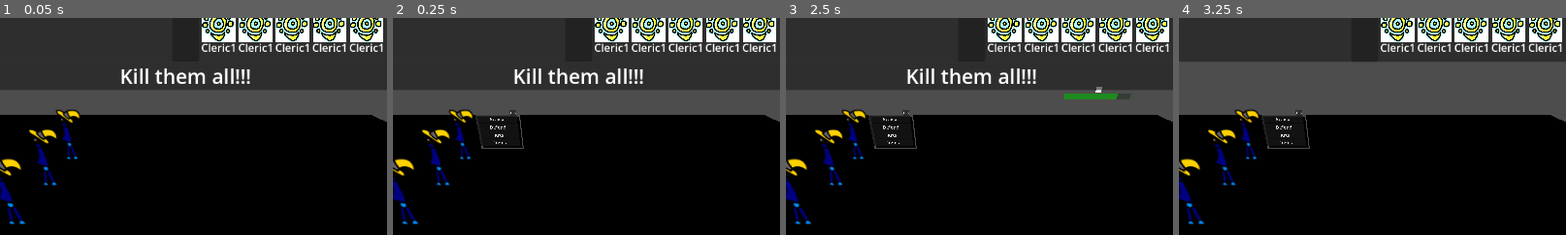
Above: before the commit, frames 1-4 (left to right).
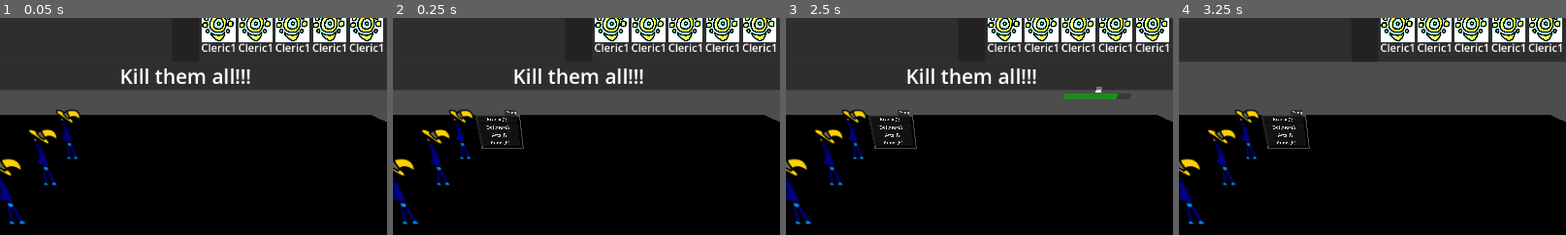
Above: after the commit, the same moments.

Repository: eneumont/towermercs
Game: Godot game, scene res://Scenes/Battle/Fields/Battlefield1.tscn
Same seed, same stepped clock (60 frames per second), same inputs: the game is played once before the commit and once after it. This scene is started directly instead of the project's main scene.
Inputs (mouse positions are % of the whole screen's width and height, from its top left):
- Up to frame 1 (0.05 s): no input
- Up to frame 2 (0.25 s): no input
- Up to frame 3 (2.5 s): tap Enter at 0.5 s; move the mouse to (72, 45) at 0.52 s; hold O (right_bumper, bound only after the commit) 0.53-1.28 s; tap L (circle, bound only after the commit) at 0.6 s; tap K (cross, bound only after the commit) at 0.8, 1.35 s; tap Z (confirm) at 1.25, 2 s; move the mouse to (30, 55) at 1.27 s; hold S (move_down) 1.28-2.03 s; tap J (square, bound only after the commit) at 1.55, 2.1 s; move the mouse to (60, 28) at 2.02 s; hold O (right_bumper, bound only after the commit) from 2.03 s (still down); tap I (triangle, bound only after the commit) at 2.3 s
- Up to frame 4 (3.25 s): tap Z (confirm) at 2.75 s; move the mouse to (45, 70) at 2.77 s; release O (right_bumper, bound only after the commit) at 2.78 s; hold W (move_up) from 2.78 s (still down); tap I (triangle, bound only after the commit) at 2.85 s; tap L (circle, bound only after the commit) at 3.05 s
The pictures show only the part of the screen within x 26-76%, y 5-55%; the shares and areas given below are measured in that part.

Frame 1 is identical in both runs. In frame 2, 0.2% of the frame differs, in the area x 24-32%, y 42-59%; in frame 3, 0.2%; in frame 4, 0.2%.
Error in both runs: Invalid access to property or key 'display_name' on a base object of type 'Nil'. (res://Scripts/Battle/battler.gd:83)

Commit message:
battle done (some clicks turn to keys)

Diff:
--- a/Resources/Foes/fairy-1.tres
+++ b/Resources/Foes/fairy-1.tres
@@ -8,4 +8,5 @@
 display_name = "Fairy"
 cur_level = 1
 cur_exp = 8
+equippedArts = Array[String](["test_attack"])
 metadata/_custom_type_script = "uid://cik62ltryynnf"
--- a/Resources/Foes/goblin-1.tres
+++ b/Resources/Foes/goblin-1.tres
@@ -8,4 +8,5 @@
 display_name = "Goblin"
 cur_level = 1
 cur_exp = 10
+equippedArts = Array[String](["test_attack"])
 metadata/_custom_type_script = "uid://cik62ltryynnf"
--- a/Resources/Foes/slime-1.tres
+++ b/Resources/Foes/slime-1.tres
@@ -8,4 +8,5 @@
 display_name = "Slime"
 cur_level = 1
 cur_exp = 11
+equippedArts = Array[String](["test_attack"])
 metadata/_custom_type_script = "uid://cik62ltryynnf"
--- a/Scenes/Battle/UI/CommandMenuUI.tscn
+++ b/Scenes/Battle/UI/CommandMenuUI.tscn
@@ -37,28 +37,28 @@
 layout_mode = 2
 size_flags_vertical = 3
 theme_override_font_sizes/font_size = 44
-text = "Swap"
+text = "Swap (J)"
 icon_alignment = 2
 
 [node name="RunBtn" type="Button" parent="Panel2/VBox"]
 layout_mode = 2
 size_flags_vertical = 3
 theme_override_font_sizes/font_size = 44
-text = "Run"
+text = "Run (L)"
 icon_alignment = 2
 
 [node name="StatusBtn" type="Button" parent="Panel2/VBox"]
 layout_mode = 2
 size_flags_vertical = 3
 theme_override_font_sizes/font_size = 44
-text = "Status"
+text = "Status (I)"
 icon_alignment = 2
 
 [node name="AnalyseBtn" type="Button" parent="Panel2/VBox"]
 layout_mode = 2
 size_flags_vertical = 3
 theme_override_font_sizes/font_size = 44
-text = "Analyse"
+text = "Analyse (K)"
 icon_alignment = 2
 
 [node name="Panel1" type="Panel" parent="."]
@@ -80,38 +80,38 @@
 layout_mode = 2
 size_flags_vertical = 3
 theme_override_font_sizes/font_size = 44
-text = "Attack"
+text = "Attack (J)"
 icon_alignment = 2
 
 [node name="DefendBtn" type="Button" parent="Panel1/VBox"]
 layout_mode = 2
 size_flags_vertical = 3
 theme_override_font_sizes/font_size = 44
-text = "Defend"
+text = "Defend (L)"
 icon_alignment = 2
 
 [node name="ArtsBtn" type="Button" parent="Panel1/VBox"]
 layout_mode = 2
 size_flags_vertical = 3
 theme_override_font_sizes/font_size = 44
-text = "Arts"
+text = "Arts (I)"
 icon_alignment = 2
 
 [node name="ItemsBtn" type="Button" parent="Panel1/VBox"]
 layout_mode = 2
 size_flags_vertical = 3
 theme_override_font_sizes/font_size = 44
-text = "Items"
+text = "Items (K)"
 icon_alignment = 2
 
 [node name="FlipBtn" type="Button" parent="."]
 layout_mode = 0
-offset_left = 328.0
+offset_left = 280.0
 offset_top = 2.0
-offset_right = 387.0
+offset_right = 389.0
 offset_bottom = 52.0
 theme_override_font_sizes/font_size = 30
-text = "Flip"
+text = "Flip (O)"
 icon_alignment = 2
 
 [connection signal="button_up" from="Panel2/VBox/SwapBtn" to="." method="swap_click"]
--- a/Scripts/Battle/battler.gd
+++ b/Scripts/Battle/battler.gd
@@ -99,7 +99,7 @@
 
 func die():
 	dead = true
-	bm.aliveBattlers.remove(self)
+	bm.aliveBattlers.erase(self)
 
 func do_effects():
 	pass
--- a/Scripts/Battle/battlerE.gd
+++ b/Scripts/Battle/battlerE.gd
@@ -5,7 +5,7 @@
 	super()
 
 	var select_art := ArtDatabase.get_art(arts[randi_range(0, arts.size() - 1)])
-	var select_targets
+	var select_targets: Array
 
 	match select_art.team:
 		ArtRes.TargetTeam.ALL:
@@ -16,7 +16,7 @@
 			select_targets = bm.aliveBattlers.filter(func(b): return b.team == Team.ALLY)
 
 	if (select_art.group == ArtRes.GroupType.SINGLE):
-		select_targets = select_targets[randi_range(0, select_targets.size() - 1)]
+		select_targets = [select_targets[randi_range(0, select_targets.size() - 1)]]
 
 	select_art.cast(self, select_targets)
 
--- a/Scripts/Battle/battlerP.gd
+++ b/Scripts/Battle/battlerP.gd
@@ -5,9 +5,10 @@
 var maxAP: int
 
 @onready var command = $Sprite3D2
+@onready var cm: Control = $Sprite3D2/SubViewport/CommandMenu
 
 func _ready() -> void:
-	command.get_child(0).get_child(0).bm = bm
+	cm.bm = bm
 
 func start_turn():
 	super()
@@ -15,4 +16,21 @@
 
 func end_turn():
 	super()
+	cm.flip = false
 	command.visible = false
+
+func _process(delta: float) -> void:
+	if command.visible:
+		#research more to see if can do match
+		if (Input.is_action_just_released("square")):
+			cm.key_click("square")
+		elif (Input.is_action_just_released("circle")):
+			cm.key_click("circle")
+		elif (Input.is_action_just_released("cross")):
+			cm.key_click("cross")
+		elif Input.is_action_just_released("triangle"):
+			cm.key_click("triangle")
+		elif (Input.is_action_just_released("left_bumper")):
+			cm.key_click("left_bump")
+		elif (Input.is_action_just_released("right_bumper")):
+			cm.key_click("right_bump")
--- a/Scripts/Battle/command_menu.gd
+++ b/Scripts/Battle/command_menu.gd
@@ -1,18 +1,35 @@
 extends Control
 
 var bm
+var flip: bool = false
+
+#controls
+#square attack/swap
+#triangle arts/status
+#circle defend/run
+#cross items/analyse
+#right bumper flip
+
+func key_click(k: String):
+	match k:
+		"square":
+			swap_click() if flip else attack_click()
+		"circle":
+			run_click() if flip else defend_click()
+		"triangle":
+			status_click() if flip else arts_click()
+		"cross":
+			analyse_click() if flip else items_click()
+		"left_bump":
+			pass
+		"right_bump":
+			flip_click()
 
 func attack_click():
-	if bm.casted_art.empty():
-		bm.casted_art = "test_attack"
-	else:
-		bm.casted_art = ""
+	bm.casted_art = "test_attack" if bm.casted_art.is_empty() else ""
 
 func defend_click():
-	if bm.casted_art.empty():
-		bm.casted_art = "test_defend"
-	else:
-		bm.casted_art = ""
+	bm.casted_art = "test_defend" if bm.casted_art.is_empty() else ""
 
 func arts_click():
 	pass
@@ -33,4 +50,4 @@
 	pass
 
 func flip_click():
-	pass
+	flip = !flip
--- a/Scripts/Characters/foe_data.gd
+++ b/Scripts/Characters/foe_data.gd
@@ -28,9 +28,7 @@
 	BeingData.StatType.SPEED : 1,
 }
 
-var equippedArts : Array = [
-
-]
+@export var equippedArts : Array[String]
 
 var affinities: Dictionary = {
 	BeingData.AffinityType.BLUNT : BeingData.AffinityRate.NEUTRAL,
--- a/project.godot
+++ b/project.godot
@@ -83,3 +83,33 @@
 "events": [Object(InputEventMouseButton,"resource_local_to_scene":false,"resource_name":"","device":-1,"window_id":0,"a …(253 unchanged characters)…
 ]
 }
+square={
+"deadzone": 0.5,
+"events": [Object(InputEventKey,"resource_local_to_scene":false,"resource_name":"","device":-1,"window_id":0,"alt_pressed":false,"shift_pressed":false,"ctrl_pressed":false,"meta_pressed":false,"pressed":false,"keycode":0,"physical_keycode":74,"key_label":0,"unicode":106,"location":0,"echo":false,"script":null)
+]
+}
+circle={
+"deadzone": 0.5,
+"events": [Object(InputEventKey,"resource_local_to_scene":false,"resource_name":"","device":-1,"window_id":0,"alt_pressed":false,"shift_pressed":false,"ctrl_pressed":false,"meta_pressed":false,"pressed":false,"keycode":0,"physical_keycode":76,"key_label":0,"unicode":108,"location":0,"echo":false,"script":null)
+]
+}
+triangle={
+"deadzone": 0.5,
+"events": [Object(InputEventKey,"resource_local_to_scene":false,"resource_name":"","device":-1,"window_id":0,"alt_pressed":false,"shift_pressed":false,"ctrl_pressed":false,"meta_pressed":false,"pressed":false,"keycode":0,"physical_keycode":73,"key_label":0,"unicode":105,"location":0,"echo":false,"script":null)
+]
+}
+cross={
+"deadzone": 0.5,
+"events": [Object(InputEventKey,"resource_local_to_scene":false,"resource_name":"","device":-1,"window_id":0,"alt_pressed":false,"shift_pressed":false,"ctrl_pressed":false,"meta_pressed":false,"pressed":false,"keycode":0,"physical_keycode":75,"key_label":0,"unicode":107,"location":0,"echo":false,"script":null)
+]
+}
+right_bumper={
+"deadzone": 0.5,
+"events": [Object(InputEventKey,"resource_local_to_scene":false,"resource_name":"","device":-1,"window_id":0,"alt_pressed":false,"shift_pressed":false,"ctrl_pressed":false,"meta_pressed":false,"pressed":false,"keycode":0,"physical_keycode":79,"key_label":0,"unicode":111,"location":0,"echo":false,"script":null)
+]
+}
+left_bumper={
+"deadzone": 0.5,
+"events": [Object(InputEventKey,"resource_local_to_scene":false,"resource_name":"","device":-1,"window_id":0,"alt_pressed":false,"shift_pressed":false,"ctrl_pressed":false,"meta_pressed":false,"pressed":false,"keycode":0,"physical_keycode":85,"key_label":0,"unicode":117,"location":0,"echo":false,"script":null)
+]
+}
